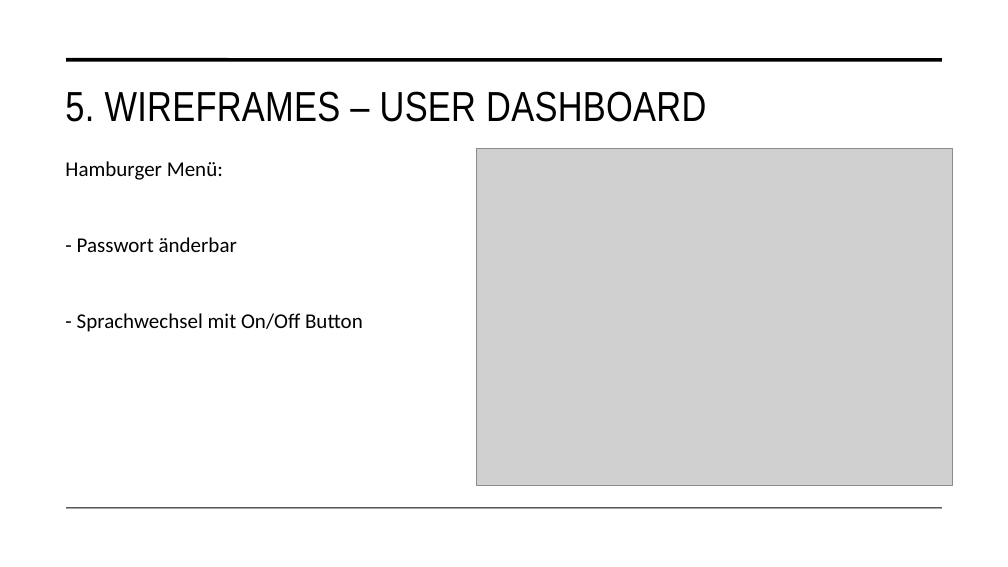
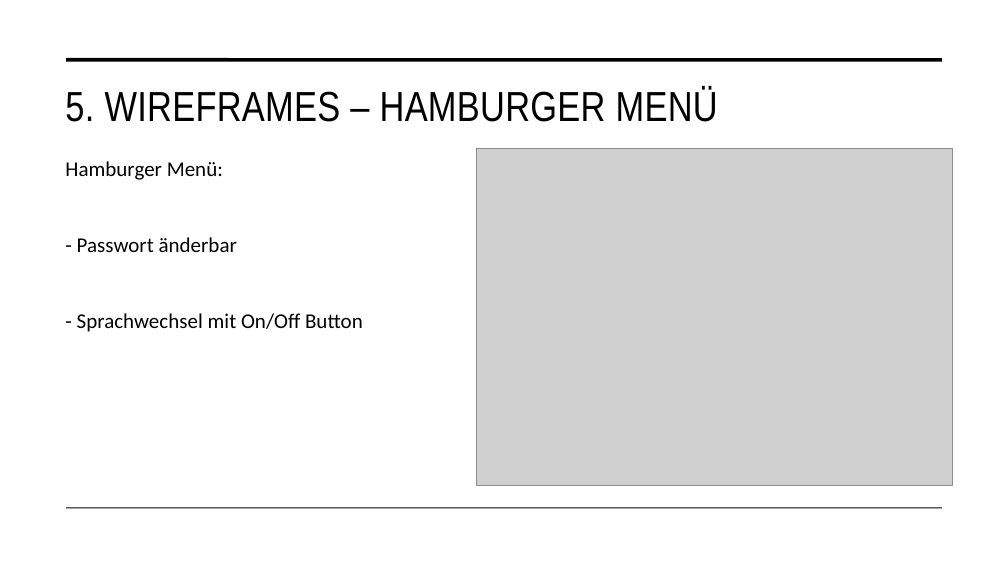
Before and after one commit to malu254/Eifrige-Otter-PM, a slide deck: slide 19 of Abgabe/Dokumentation/Präsentation.pptx. Drawn at 1008x567 pixels with LibreOffice and Linux fonts; fonts in the diff are those of the drawing; grey boxes stand for pictures. Boxes give left, top, right and bottom in pixels: in the first picture for what was removed or moved away, otherwise in the second. Text is boxed around its words. In the diff, an @@ line names an element or a change of style, - is before the commit and + after.

```diff
--- a/Abgabe/Dokumentation/Präsentation.pptx
+++ b/Abgabe/Dokumentation/Präsentation.pptx
@@ title at (65,87,718,122): text changed @@
-5. WIREFRAMES – USER DASHBOARD
+5. WIREFRAMES – HAMBURGER MENÜ
```
Also in this commit, not shown: 6 other slides changed.
